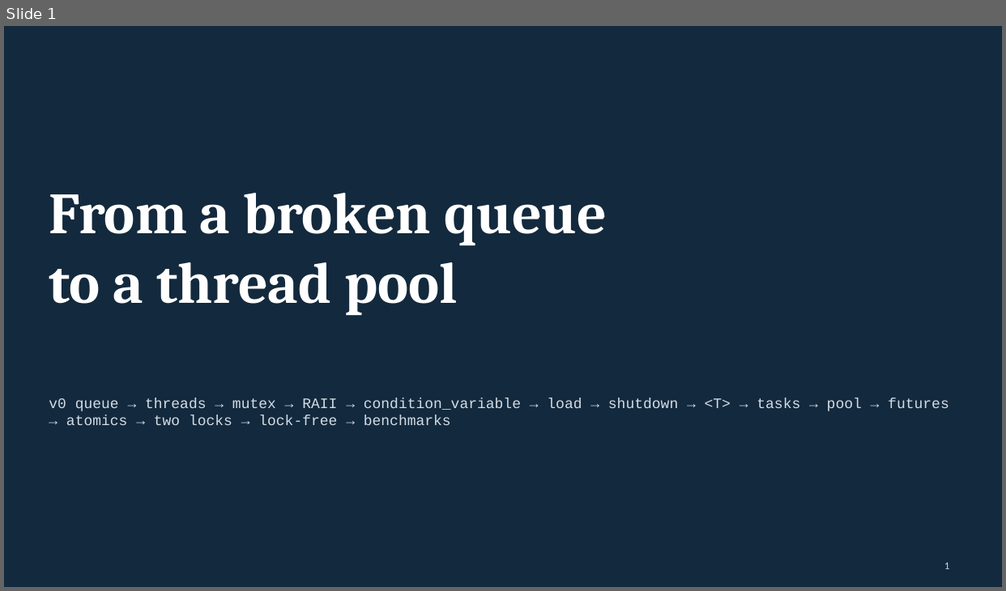
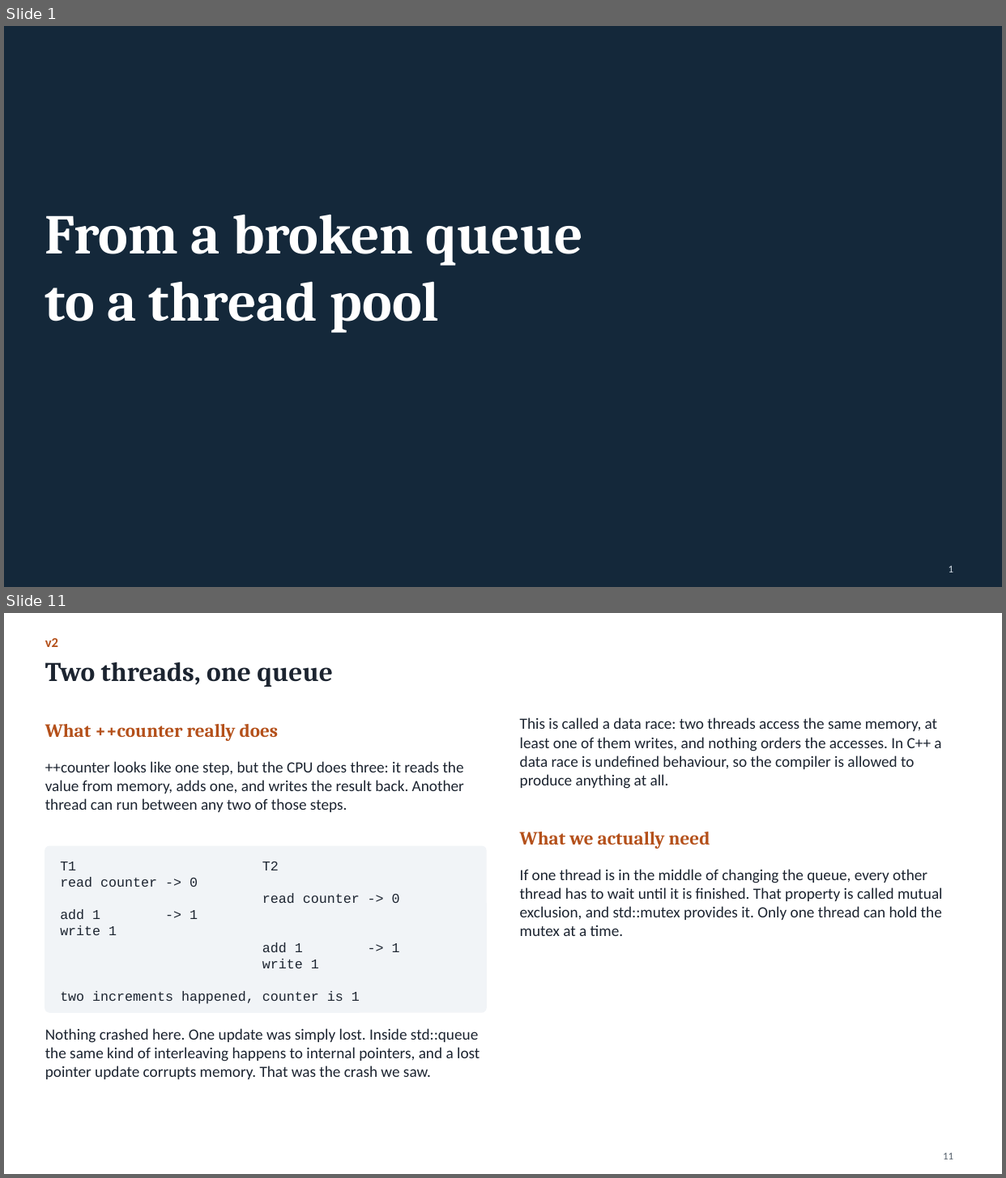
Before and after one commit to Kumarutkarsh9470/Project, a slide deck: Queue_Course.pptx. Shown one above the other, each under a label of ours: slide 1 before the commit, slides 1 and 11 after it; the slides between them are not shown. The pictures are 1006x591 and 1006x1178 pixels, drawn with LibreOffice and Linux fonts; fonts in the diff are those of the drawing. Boxes give left, top, right and bottom in pixels: in the first picture for what was removed or moved away, otherwise in the second. Text is boxed around its words. In the diff, an @@ line names an element or a change of style, - is before the commit and + after.

```diff
--- a/Queue_Course.pptx
+++ b/Queue_Course.pptx
@@ slide 11 added at box(4, 613, 1002, 1174), background #FFFFFF @@
@@ text added at box(45, 638, 58, 647), 13 pt, text #B4501A, bold @@
+v2
@@ title added at box(45, 662, 333, 687), 26 pt, text #1C2430, bold @@
+Two threads, one queue
@@ text added at box(45, 724, 279, 741), 18 pt, text #B4501A, bold @@
+What ++counter really does
@@ text added at box(520, 717, 941, 789), 15 pt, text #1C2430 @@
+This is called a data race: two threads access the same memory, at least one of them writes, and nothing orders the accesses. In C++ a data race is undefined behaviour, so the compiler is allowed to produce anything at all.
@@ text added at box(45, 761, 464, 812), 15 pt, text #1C2430 @@
+++counter looks like one step, but the CPU does three: it reads the value from memory, adds one, and writes the result back. Another thread can run between any two of those steps.
@@ rounded rectangle added at box(45, 846, 486, 1013), fill #F1F4F7, outline #F1F4F7 1 pt @@
@@ text added at box(520, 832, 710, 849), 18 pt, text #B4501A, bold @@
+What we actually need
@@ text added at box(60, 862, 400, 1004), 13 pt, text #1C2430 @@
+T1 T2
+read counter -> 0
+read counter -> 0
+add 1 -> 1
+write 1
+add 1 -> 1
+write 1
+two increments happened, counter is 1
@@ text added at box(520, 869, 943, 936), 15 pt, text #1C2430 @@
+If one thread is in the middle of changing the queue, every other thread has to wait until it is finished. That property is called mutual exclusion, and std::mutex provides it. Only one thread can hold the mutex at a time.
@@ text added at box(45, 1029, 479, 1080), 15 pt, text #1C2430 @@
+Nothing crashed here. One update was simply lost. Inside std::queue the same kind of interleaving happens to internal pointers, and a lost pointer update corrupts memory. That was the crash we saw.
@@ page number added at box(943, 1153, 953, 1160), 10 pt, text #55606C @@
+11
@@ slide 1 changed as well @@
@@ background #13293D to #14283A @@
@@ text "From a broken queue": place and size @@
-text "From a broken queue" at box(49, 193, 607, 315)
+text "From a broken queue" at box(45, 214, 583, 333)
@@ text "From a broken queue" at box(45, 214, 583, 333): size 56 to 54 pt @@
@@ text removed at box(49, 398, 949, 425) @@
-v0 queue → threads → mutex → RAII → condition_variable → load → shutdown → <T> → tasks → pool → futures → atomics → two locks → lock-free → benchmarks
@@ page number at box(948, 565, 953, 573): text colour #D3DCE5 to #D5DEE7 @@
```
Also in this commit, not shown: 10 other slides changed, 62 other slides added, 80 slides removed, 10 other files.
